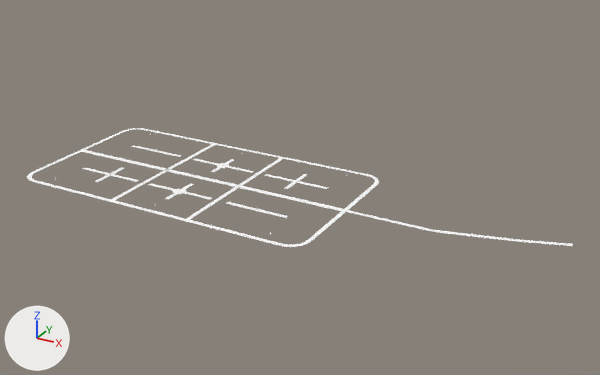
Two versions of the glTF model games/yorimichi/assets/belmonte/meshes/SM_BM_BHip_Infield.glb, one commit apart.
The view is the same before and after, from a 50 mm camera at (186.0, -434.0, 226.0) aimed at (-56.0, 6.0, 6.0). Lighting does not change. The marker at lower left points along +X, +Y and +Z. The older version comes first. Vertices at exactly the same position are counted once.

Names of what the first picture shows: 'SM_BM_BHip_Infield'.
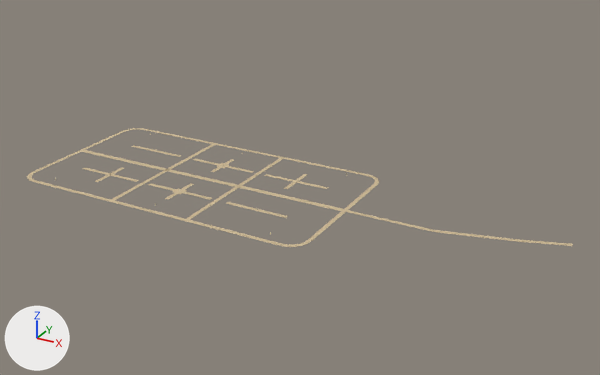
Pixel boxes (x1, y1, x2, y2) of what changed, in the pictures (600 x 375 px):
part 1 of me_sm_bhip_infield, recoloured
    both: (27, 128, 573, 247)

The change, as a list of edits to the scene's bpy script:
```text
Change me_sm_bhip_infield:
    where me_sm_bhip_infield.from_pydata(...)  # 2954 vertices, 4338 faces; spans x -242.0..118.0, y -62.0..62.0, z 0.0..1.0
    used by ob_sm_bm_bhip_infield; location = (0.0, 0.0, 0.0)
    me_sm_bhip_infield part 1: 4338 faces centred in x -242.0..116.0, y -62.0..62.0, z 0.0..1.0 are repainted in the vertex colours; the middle colour goes from white #ffffff to beige #ccb894
```
